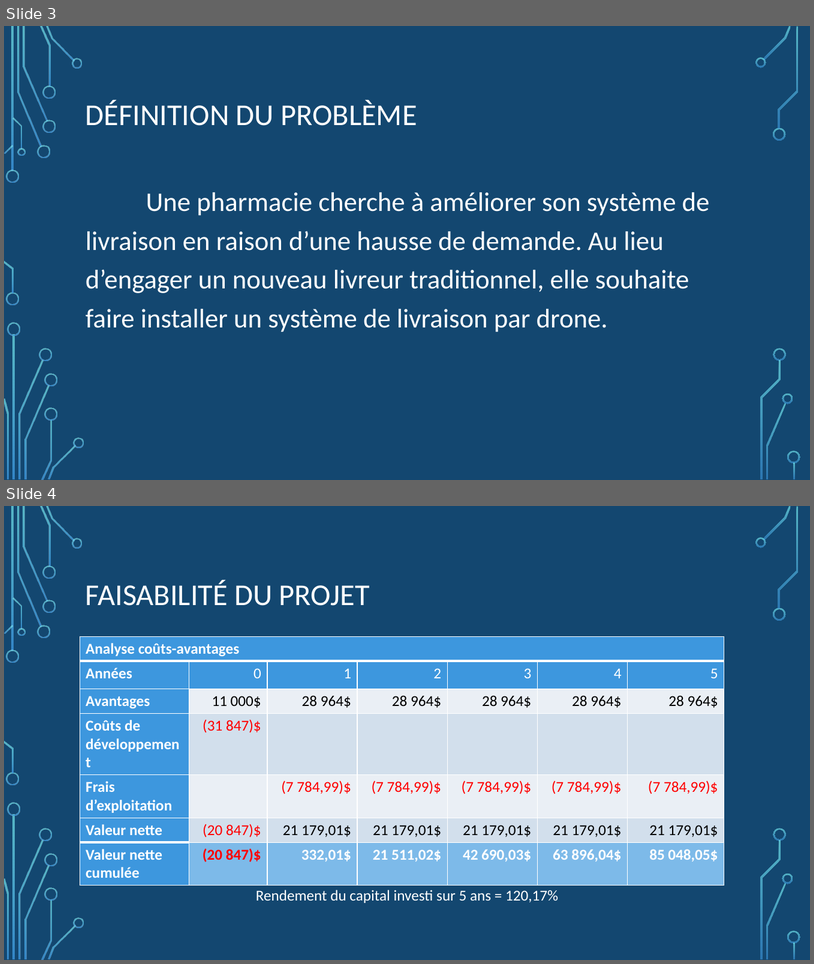
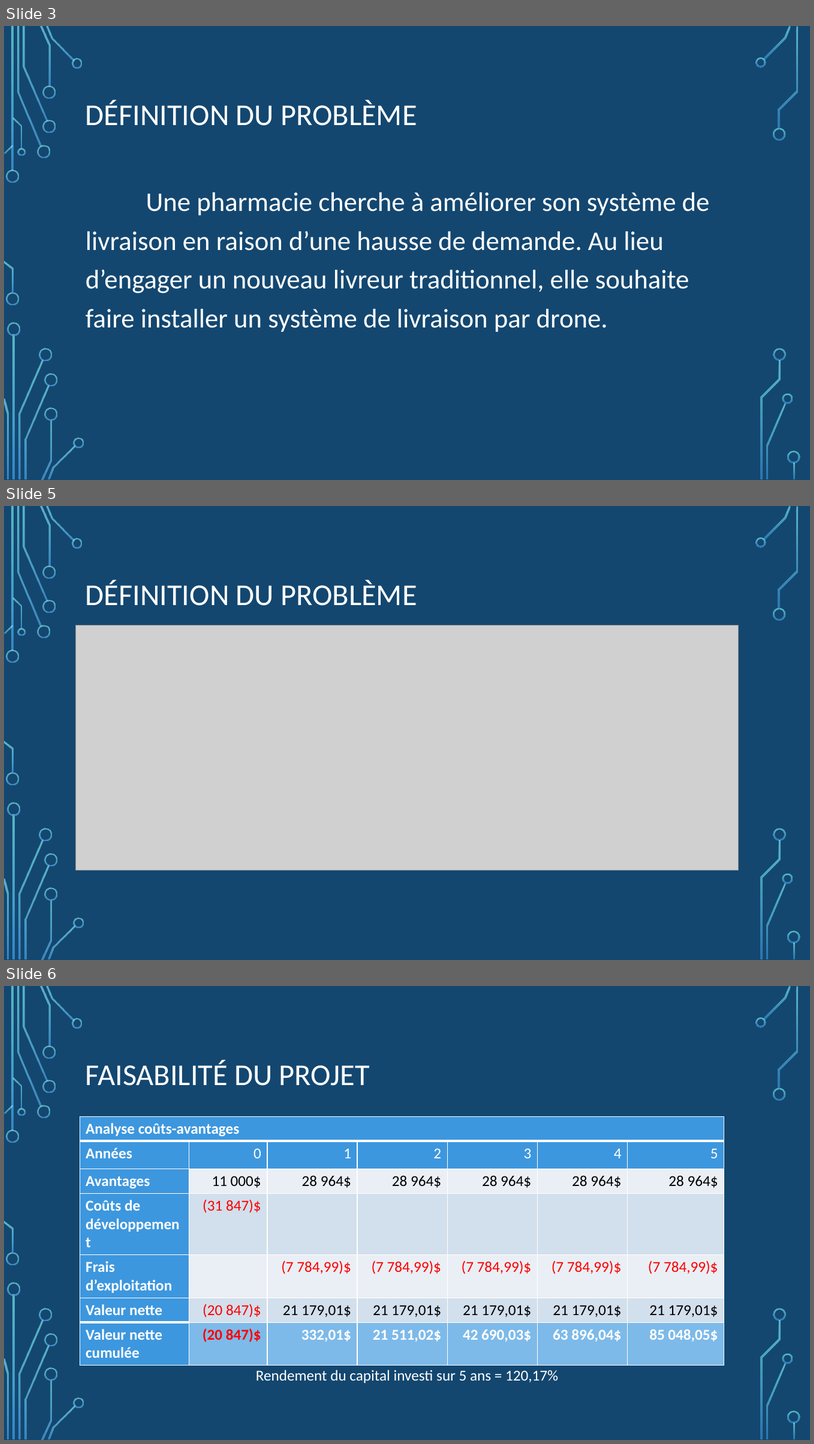
Before and after one commit to annie2695/UML_TPfinal, a slide deck: SLAP.pptx. Shown one above the other, each under a label of ours: slides 3 and 4 before the commit, slides 3, 5 and 6 after it; the slides between them are not shown. The pictures are 814x964 and 814x1444 pixels, drawn with LibreOffice and Linux fonts; fonts in the diff are those of the drawing; grey boxes stand for pictures; background and template pictures are left out. Boxes give left, top, right and bottom in pixels: in the first picture for what was removed or moved away, otherwise in the second. Text is boxed around its words. In the diff, an @@ line names an element or a change of style, - is before the commit and + after.

```diff
--- a/SLAP.pptx
+++ b/SLAP.pptx
@@ slide 5 added at (x1=4, y1=506, x2=810, y2=960), background picture (left out); not listed: 17 template elements that a slide beside it also shows @@
@@ rectangle added at (x1=4, y1=506, x2=810, y2=960), fill #134770 @@
@@ title added at (x1=86, y1=580, x2=417, y2=606), 36 pt, text #FFFFFF @@
+DÉFINITION DU PROBLÈME
@@ picture added at (x1=76, y1=625, x2=739, y2=870) @@
@@ group added at (x1=4, y1=506, x2=84, y2=960): 24 freeform shapes, 2 rectangles @@
@@ group added at (x1=756, y1=506, x2=801, y2=959): 9 freeform shapes, 1 rectangle @@
@@ what was slide 4 is now slide 6 @@
```
Also in this commit, not shown: 1 other slide added.
